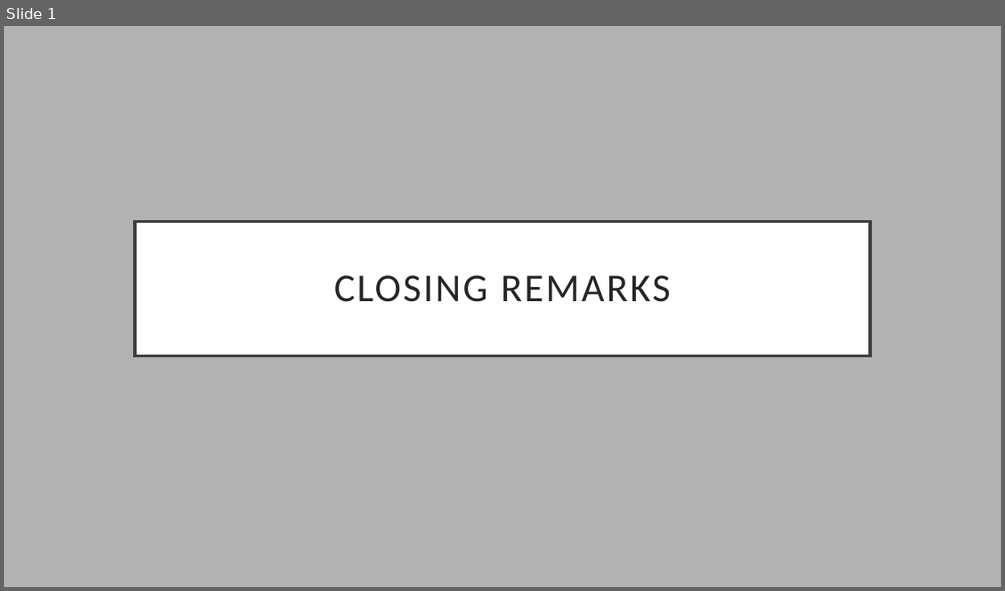
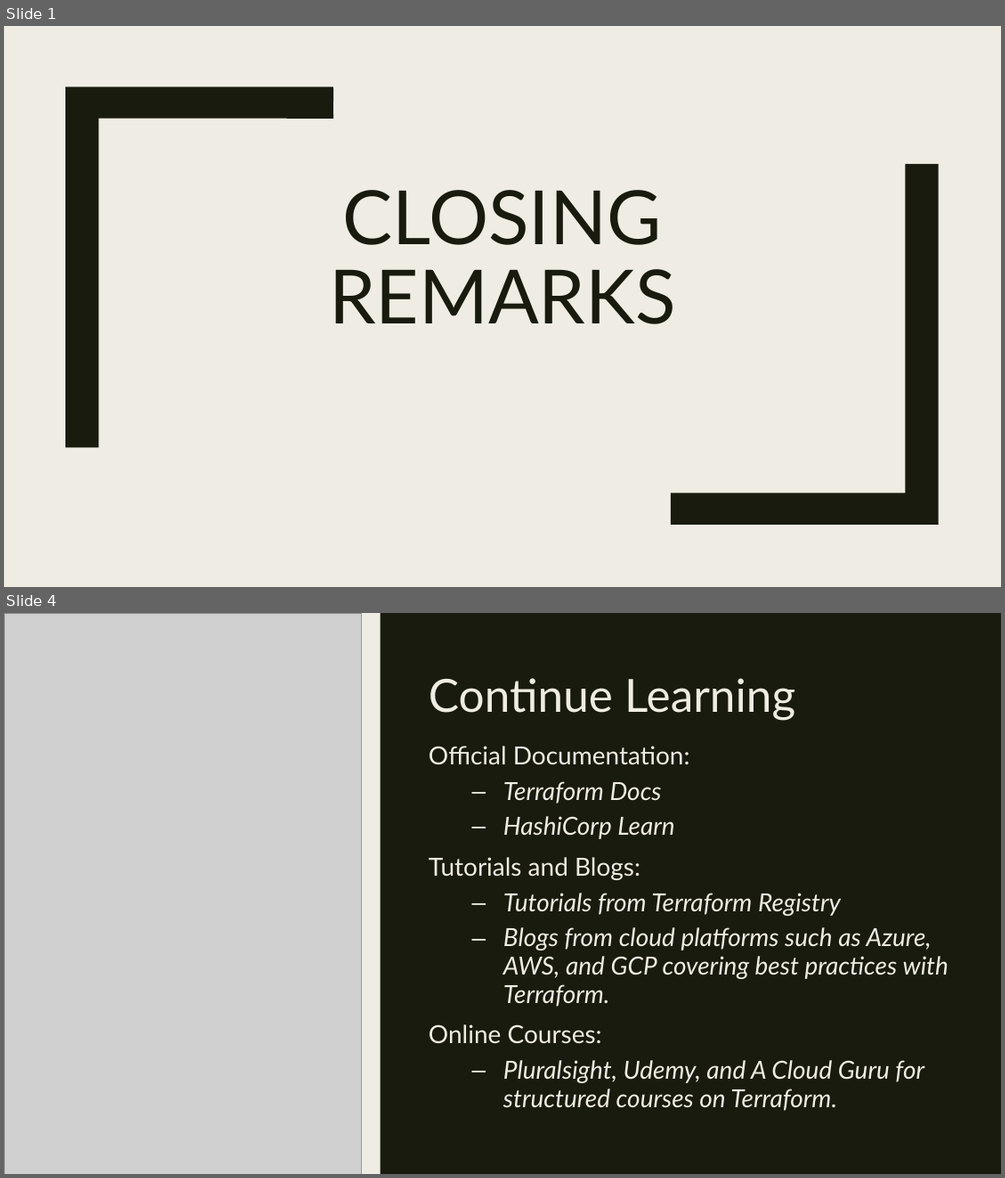
Before and after one commit to cwoodruff/terraform-workshop, a slide deck: slides/8-Closing Remarks.pptx. Shown one above the other, each under a label of ours: slide 1 before the commit, slides 1 and 4 after it; the slides between them are not shown. The pictures are 1005x591 and 1005x1178 pixels, drawn with LibreOffice and Linux fonts; fonts in the diff are those of the drawing; grey boxes stand for pictures. Boxes give left, top, right and bottom in pixels: in the first picture for what was removed or moved away, otherwise in the second. Text is boxed around its words. In the diff, an @@ line names an element or a change of style, - is before the commit and + after.

```diff
--- a/slides/8-Closing Remarks.pptx
+++ b/slides/8-Closing Remarks.pptx
@@ slide 4 added at <box>4,613,1001,1174</box>, background #191B0E @@
@@ rectangle added at <box>4,613,1001,1174</box>, fill #191B0E @@
@@ picture added at <box>4,613,362,1174</box> @@
@@ rectangle added at <box>43,613,62,1174</box>, fill #EFEDE3 @@
@@ rectangle added at <box>362,613,380,1174</box>, fill #EFEDE3 @@
@@ title added at <box>429,678,795,720</box>, 44 pt, text #EFEDE3 @@
+Continue Learning
@@ text added at <box>429,746,948,1111</box>, 24 pt, text #EFEDE3, italic @@
+Official Documentation:
+  – Terraform Docs
+  – HashiCorp Learn
+Tutorials and Blogs:
+  – Tutorials from Terraform Registry
+  – Blogs from cloud platforms such as Azure, AWS, and GCP covering best practices with Terraform.
+Online Courses:
+  – Pluralsight, Udemy, and A Cloud Guru for structured courses on Terraform.
@@ slide 1 changed as well @@
@@ background #B2B2B2 to #EFEDE3 @@
@@ freeform shape added at <box>65,87,333,447</box>, fill #191B0E @@
@@ title "CLOSING REMARKS": place and size @@
-title "CLOSING REMARKS" at <box>135,221,870,356</box>
+title "CLOSING REMARKS" at <box>329,190,676,324</box>
@@ title "CLOSING REMARKS" at <box>329,190,676,324</box>: size 38 to 72 pt, font Calibri to Lato, text colour #262626 to #191B0E, letter spacing 2 to 0 pt; line spacing 0.9 to 0.89; vertical alignment middle to bottom; fill #FFFFFF to none; outline #404040 3 pt to none @@
@@ freeform shape added at <box>671,164,938,524</box>, fill #191B0E @@
```
Also in this commit, not shown: 3 other slides changed, 1 other slide added, 3 slides removed, 8 other files.
